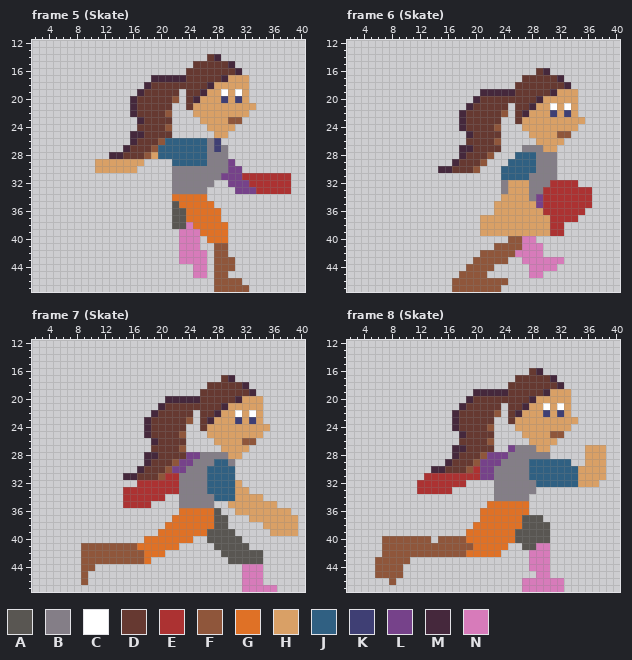
File history of a pixel-art file, images/WillowAnimations.aseprite. The picture above is the old version.
48x48 pixels, 8 frames. Shown: frame 5 (Skate): x 2..40, y 12..47; frame 6 (Skate): x 2..40, y 12..47; frame 7 (Skate): x 2..40, y 12..47; frame 8 (Skate): x 2..40, y 12..47. The commit also changed other frames, which this record leaves out.
Visible layers, top first: "W Head", "W Front Hand", "W Front Arm", "W Torso", "Torso", "Front Leg", "Front Foot", "Back Leg", "Back Foot", "Back Hand", "Back Arm".
Palette (. is transparent): A #595652  B #847e87  C #ffffff  D #663931  E #ac3232  F #8f563b  G #df7126  H #d9a066  J #306082  K #3f3f74  L #76428a  M #45283c  N #d77bba
Pixels before, frame 5 (Skate), first column x 11:
14 ................DM..........
15 ..............DDDDDM........
16 .............DDDDDDDM.......
17 ........MMMMMDDDDDMHHH......
18 .......MDDDDDDDDMHHHHH......
19 ......MDDDDD.DDMHHCHCH......
20 .....MDDDDDF.DMHHHKHKH......
21 .....MDDDDD..DHHHHHHHHH.....
22 .....MDDDDF...HHHHHHHH......
23 ......MDDDD....HHHHFF.......
24 ......DDDDF.....HHHH........
25 .....MMDDDD......HH.........
26 .....MDDDFJJJJJJBK..........
27 ....MDDDFJJJJJJJBKB.........
28 ..MMDDDFHJJJJJJJBBB.........
29 HHHHHHH....JJJJJBBBL........
30 HHHHHH.....BBBBBBBBLL.......
31 ...........BBBBBBBLLLEEEEEEE
32 ...........BBBBBB..LLLEEEEEE
33 ...........BBBBB....LLLEEEEE
34 ...........GGGGG............
35 ...........AGGGGG...........
36 ...........AAGGGGG..........
37 ...........AAGGGGG..........
38 ...........AANGGGGG.........
39 ............NNNGGGG.........
40 ............NNN.GGG.........
41 ............NNN..FF.........
42 ............NNNN.FF.........
43 ............NNNN.FFF........
44 ..............NN.FFF........
45 ..............NN.FF.........
46 .................FFFF.......
47 .................FFFFF......
Pixels before, frame 6 (Skate), first column x 15:
16 ..............DM......
17 ............DDDDDM....
18 ...........DDDDDDDM...
19 ......MMMMMDDDDDMHHH..
20 .....MDDDDDDDDMHHHHH..
21 ....MDDDDD.DDMHHCHCH..
22 ...MDDDDDF.DMHHHKHKH..
23 ...MDDDDD..DHHHHHHHHH.
24 ...MDDDDF...HHHHHHHH..
25 ....MDDDD....HHHHFF...
26 ....DDDDF.....HHHH....
27 ...MMDDDD...BBBHH.....
28 ...MDDDF...JJJBBB.....
29 ..MDDDF...JJJJBBB.....
30 MMDDDF...JJJJJBBB.....
31 .........JJJJBBBB.....
32 .........BHHHBBBEEEE..
33 .........BHHHBBEEEEEEE
34 .........HHHHBLEEEEEEE
35 ........HHHHHHLEEEEEEE
36 ........HHHHHHHEEEEEE.
37 ......HHHHHHHHHHEEEE..
38 ......HHHHHHHHHHEE....
39 ......HHHHHHHHHHEE....
40 ..........FFNN........
41 ........FFFFNNN.......
42 ......FFFFFNNNN.......
43 .....FFFFF..NNNNNN....
44 ....FFFF.....NNNN.....
45 ...FFFF......NN.......
46 ..FFFFFFFF............
47 ..FFFFFFF.............
Pixels before, frame 7 (Skate), first column x 9:
17 ....................DM.........
18 ..................DDDDDM.......
19 .................DDDDDDDM......
20 ............MMMMMDDDDDMHHH.....
21 ...........MDDDDDDDDMHHHHH.....
22 ..........MDDDDD.DDMHHCHCH.....
23 .........MDDDDDF.DMHHHKHKH.....
24 .........MDDDDD..DHHHHHHHHH....
25 .........MDDDDF...HHHHHHHH.....
26 ..........MDDDD....HHHHFF......
27 ..........DDDDF.....HHHH.......
28 .........MMDDDDLLBBBBHH........
29 .........MDDDFLLBBBJJB.........
30 ........MDDDFLLBBBJJJJ.........
31 ......MMDDDFEEBBBBJJJJ.........
32 ........EEEEEEBBBBJJJJH........
33 ......EEEEEEEEBBBBJJJJHH.......
34 ......EEEEEE..BBBBBJJJHHHH.....
35 ......EEEE....BBBBB..HHHHHHH...
36 ..............GGGGGA..HHHHHHHH.
37 .............GGGGGGAA...HHHHHHH
38 ............GGGGGGGAA.....HHHHH
39 ...........GGGGGGGAAAA.....HHHH
40 .........GGGGGGG..AAAAA........
41 FFFFFFFFGGGGGG.....AAAAA.......
42 FFFFFFFFFGGG........AAAAAA.....
43 FFFFFFFFFG...........AAAAA.....
44 FF.....................NNN.....
45 F......................NNN.....
46 F......................NNN.....
47 .......................NNNNN...
Pixels before, frame 8 (Skate), first column x 6:
16 ......................DM.........
17 ....................DDDDDM.......
18 ...................DDDDDDDM......
19 ..............MMMMMDDDDDMHHH.....
20 .............MDDDDDDDDMHHHHH.....
21 ............MDDDDD.DDMHHCHCH.....
22 ...........MDDDDDF.DMHHHKHKH.....
23 ...........MDDDDD..DHHHHHHHHH....
24 ...........MDDDDF...HHHHHHHH.....
25 ............MDDDD....HHHHFF......
26 ............DDDDF.....HHHH.......
27 ...........MMDDDD..LBBBHH.....HHH
28 ...........MDDDFLLLBBBBBB.....HHH
29 ..........MDDDFLLLBBBBJJJJJJ..HHH
30 ........MMDDDFELLBBBBBJJJJJJJHHHH
31 .......EEEEEEEELLBBBBBJJJJJJJHHHH
32 ......EEEEEEE....BBBBBBJJJJJJHHH.
33 ......EEEEE......BBBBBB..........
34 .................BBBBB...........
35 ................GGGGGG...........
36 ...............GGGGGGG...........
37 ...............GGGGGGAAA.........
38 ..............GGGGGGGAAAA........
39 .............GGGGGGGAAAAA........
40 .FFFFFFF.FFFFGGGGGGGAAAAA........
41 .FFFFFFFFFFFFFGGGGG..AANN........
42 .FFFFFFFFFFFFGGGGG....NNN........
43 FFFFF.................NNN........
44 FFFF..................NNN........
45 FFFF...................NN........
46 ..F..................NNNNNN......
47 .....................NNNNNN......
After the commit:
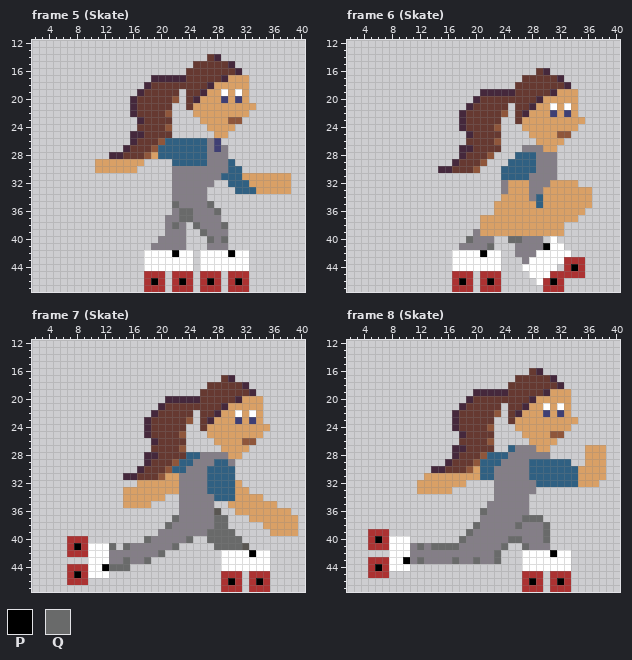
Colours new in this view: P #000000  Q #696a6a
The commit says: finish skate cycle, write basic player movement
Edits made:
layer "Back Arm" now hidden
layer "W Back Arm" added
layer "Back Hand" now hidden
layer "W Back Hand" added
layer "Back Leg" now hidden
layer "W Back Leg" added
layer "Back Foot" now hidden
layer "W Back Foot" now shown
layer "Front Leg" now hidden
layer "W Front Leg" added
layer "Front Foot" now hidden
layer "W Front Foot Copy" now shown
Frame 5 (Skate):
y 29: x 30 L -> J
y 30: x 30..31 LL -> JJ
y 31: x 29..38 LLLEEEEEEE -> JJJHHHHHHH
y 32: x 30..38 LLLEEEEEE -> JJJHHHHHH
y 33: x 31..38 LLLEEEEE -> JJJHHHHH
y 34: x 22..26 GGGGG -> BBBBB
y 35: x 22..27 AGGGGG -> QBBBBQ
y 36: x 22..28 AAGGGGG -> BQQBBBQ
y 37: x 21..28 .AAGGGGG -> BBQQBBBB
y 38: x 21..29 .AANGGGGG -> BQB.QBBBQ
y 39: x 21..29 ..NNNGGGG -> BBB..QBBB
y 40: x 20..25 ...NNN -> BBBB..; x 27..29 GGG -> QBQ
y 41: x 19..25 ....NNN -> BBBBB..; x 27..29 .FF -> BBB
y 42: x 18..32 .....NNNN.FF... -> CCCCPCC.CCCCPCC
y 43: x 18..32 .....NNNN.FFF.. -> CCCCCCC.CCCCCCC
y 44: x 18..32 .......NN.FFF.. -> CCCCCCC.CCCCCCC
y 45: x 18..20 ... -> EEE; x 22..32 ...NN.FF... -> EEE.EEE.EEE
y 46: x 18..20 ... -> EPE; x 22..24 ... -> EPE; x 26..32 ..FFFF. -> EPE.EPE
y 47: x 18..20 ... -> EEE; x 22..24 ... -> EEE; x 26..32 ..FFFFF -> EEE.EEE
Frame 6 (Skate):
y 32: x 31..34 EEEE -> HHHH
y 33: x 30..36 EEEEEEE -> HHHHHHH
y 34..35: x 29..36 LEEEEEEE -> JHHHHHHH
y 36: x 30..35 EEEEEE -> HHHHHH
y 37: x 31..34 EEEE -> HHHH
y 38: x 31..32 EE -> HH
y 39: x 20 . -> B; x 31..32 EE -> HH
y 40: x 19..22 .... -> QBBB; x 25..29 FFNN. -> QQBBB; x 31 . -> C
y 41: x 18..32 .....FFFFNNN... -> BBBBQ...BBBBPCC
y 42: x 17..33 ....FFFFFNNNN.... -> CCCCPCC..BBBCCCCC
y 43: x 17..24 ...FFFFF -> CCCCCCC.; x 27..35 NNNNNN... -> BCCCCCEEE
y 44: x 17..23 ..FFFF. -> CCCCCCC; x 27..31 .NNNN -> CCCCC; x 33..35 ... -> EPE
y 45: x 17..23 .FFFF.. -> EEE.EEE; x 28..35 NN...... -> CCCEEEEE
y 46: x 17..24 FFFFFFFF -> EPE.EPE.; x 29..32 .... -> CEPE
y 47: x 17..23 FFFFFFF -> EEE.EEE; x 30..32 ... -> EEE
Frame 7 (Skate):
y 28: x 24..25 LL -> JJ
y 29: x 23..24 LL -> JJ
y 30: x 22..23 LL -> JJ
y 31: x 21..22 EE -> HH
y 32: x 17..22 EEEEEE -> HHHHHH
y 33: x 15..22 EEEEEEEE -> HHHHHHHH
y 34: x 15..20 EEEEEE -> HHHHHH
y 35: x 15..18 EEEE -> HHHH
y 36: x 23..27 GGGGG -> BBBBB
y 37: x 22..29 GGGGGGAA -> QBBBBBQQ
y 38: x 21..29 GGGGGGGAA -> QBBBBBBQQ
y 39: x 20..30 GGGGGGGAAAA -> BBBBBBBQQQQ
y 40: x 7..9 ... -> EEE; x 18..24 GGGGGGG -> QBBBBBQ; x 27..31 AAAAA -> QQQQQ
y 41: x 7..22 ..FFFFFFFFGGGGGG -> EPECCCQ.QBBBBBBQ; x 28..31 AAAA -> QQQQ
y 42: x 7..20 ..FFFFFFFFFGGG -> EEECCCBBBBBBBQ; x 29..35 AAAAAA. -> CCCCPCC
y 43: x 9..18 FFFFFFFFFG -> .CCCBBQBBQ; x 29..35 .AAAAA. -> CCCCCCC
y 44: x 7..15 ..FF..... -> EEECCPQQQ; x 29..35 ...NNN. -> CCCCCCC
y 45: x 7..12 ..F... -> EPECCC; x 29..35 ...NNN. -> EEE.EEE
y 46: x 7..9 ..F -> EEE; x 29..35 ...NNN. -> EPE.EPE
y 47: x 29..36 ...NNNNN -> EEE.EEE.
Frame 8 (Skate):
y 27: x 25 L -> J
y 28: x 22..24 LLL -> JJJ
y 29: x 21..23 LLL -> JJJ
y 30: x 20..22 ELL -> HJJ
y 31: x 13..22 EEEEEEEELL -> HHHHHHHHJJ
y 32: x 12..18 EEEEEEE -> HHHHHHH
y 33: x 12..16 EEEEE -> HHHHH
y 35: x 22..27 GGGGGG -> BBBBBB
y 36: x 21..27 GGGGGGG -> QBBBBBB
y 37: x 21..29 GGGGGGAAA -> BBBBBBQQQ
y 38: x 20..30 GGGGGGGAAAA -> QBBBBBQBBBQ
y 39: x 5..7 ... -> EEE; x 19..30 GGGGGGGAAAAA -> QBBBBBBBBBBQ
y 40: x 5..13 ..FFFFFFF -> EPECCC...; x 15..30 FFFFGGGGGGGAAAAA -> ...QBBBBBBQQBBBQ
y 41: x 5..24 ..FFFFFFFFFFFFFGGGGG -> EEECCCBQBQQQQBBBBBBQ; x 27..30 AANN -> QBBB
y 42: x 7..23 FFFFFFFFFFFFGGGGG -> .CCCBBBBBBBBBBBBQ; x 27..33 .NNN... -> CCCCPCC
y 43: x 5..23 .FFFFF............. -> EEECCPBQBBBBQBBQBBQ; x 27..33 .NNN... -> CCCCCCC
y 44: x 5..10 .FFFF. -> EPECCC; x 27..33 .NNN... -> CCCCCCC
y 45: x 5..9 .FFFF -> EEE..; x 27..33 ..NN... -> EEE.EEE
y 46: x 8 F -> .; x 27..33 NNNNNN. -> EPE.EPE
y 47: x 27..33 NNNNNN. -> EEE.EEE
Boxes around the changes in both pictures, in picture pixels (x1, y1, x2, y2):
changed: (144, 159, 291, 292)
changed: (452, 180, 592, 292)
changed: (67, 452, 277, 592)
changed: (368, 445, 571, 592)
